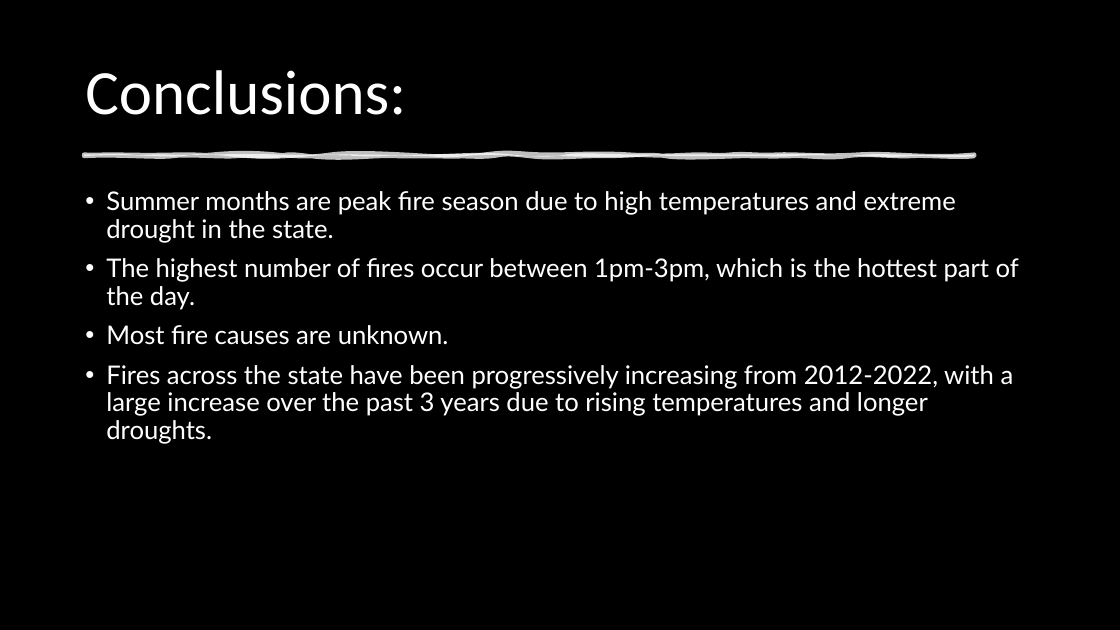
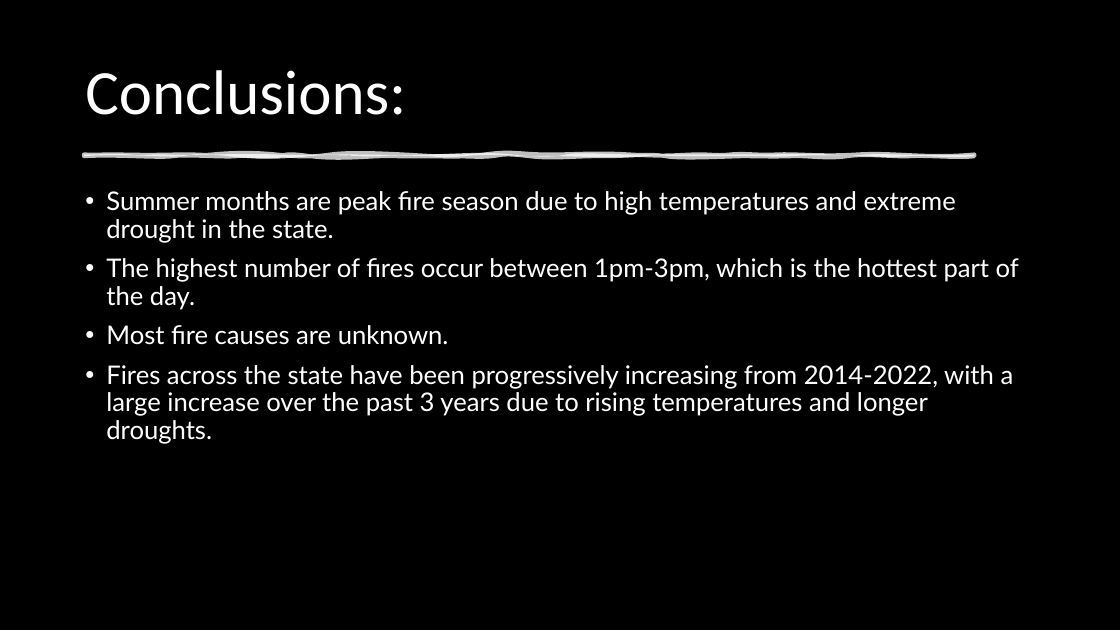
Before and after one commit to ErinBuday/California_Wildfires, a slide deck: slide 10 of Project3_CA_WildFires.pptx. Drawn at 1120x630 pixels with LibreOffice and Linux fonts; fonts in the diff are those of the drawing; background and template pictures are left out. Boxes give left, top, right and bottom in pixels: in the first picture for what was removed or moved away, otherwise in the second. Text is boxed around its words. In the diff, an @@ line names an element or a change of style, - is before the commit and + after.

```diff
--- a/Project3_CA_WildFires.pptx
+++ b/Project3_CA_WildFires.pptx
@@ text at [106, 365, 1014, 444]: text changed @@
-• Fires across the state have been progressively increasing from 2012-2022, with a large increase over the past 3 years due to rising temperatures and longer droughts.
+• Fires across the state have been progressively increasing from 2014-2022, with a large increase over the past 3 years due to rising temperatures and longer droughts.
```
Also in this commit, not shown: 1 other slide changed, 10 other files.
